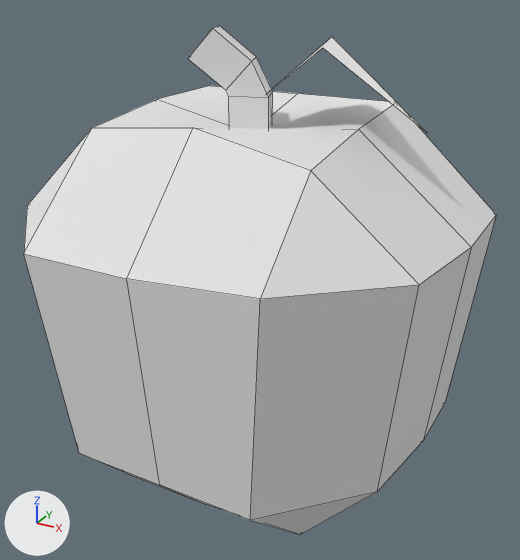
Two versions of the FBX model Assets/Izzy/IzzyAssets/fbx models/apple.fbx, one commit apart.
One viewpoint serves both versions: a camera (50 mm lens) standing at (5.176, -0.311, 0.269) and looking at (5.005, 0.0, 0.113). The lights are fixed; the arrows at lower left show +X, +Y and +Z. Mesh edges are drawn as thin lines. Where no turn or scale is listed for an object, it has been applied to the vertices.

In view in the first picture: 'apple'.
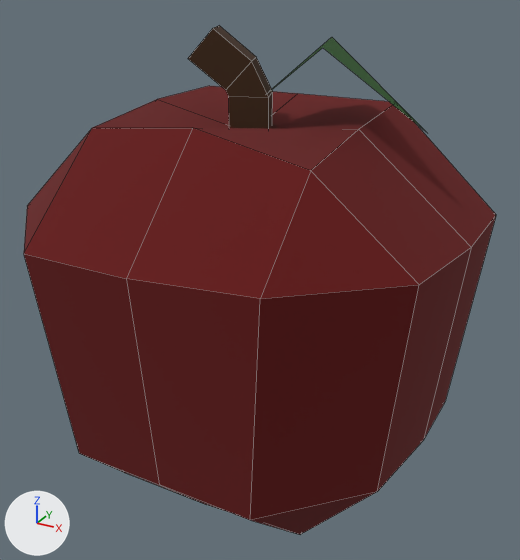
The newer file is also turned or shifted as a whole; pictures and numbers use the older file's frame.

Location of each change, (x1, y1, x2, y2) in pixels of the pictures (520 x 560 px):
'apple', surface changed (white to red): (24, 26, 496, 535) in both

The change, as a list of edits to the scene's bpy script:
```text
Add img_apple_lambert4sg_basecolor_png:
    img_apple_lambert4sg_basecolor_png = load_image('apple_lambert4SG_BaseColor.png', '../Materials/apple_lambert4SG_BaseColor.png', 1024, 1024, 'sRGB')
Change mat_lambert4sg_001:
    remove mat_lambert4sg_001.base_color = (0.8, 0.8, 0.8)  # white #e7e7e7
    add mat_lambert4sg_001.texture = img_apple_lambert4sg_basecolor_png
```
